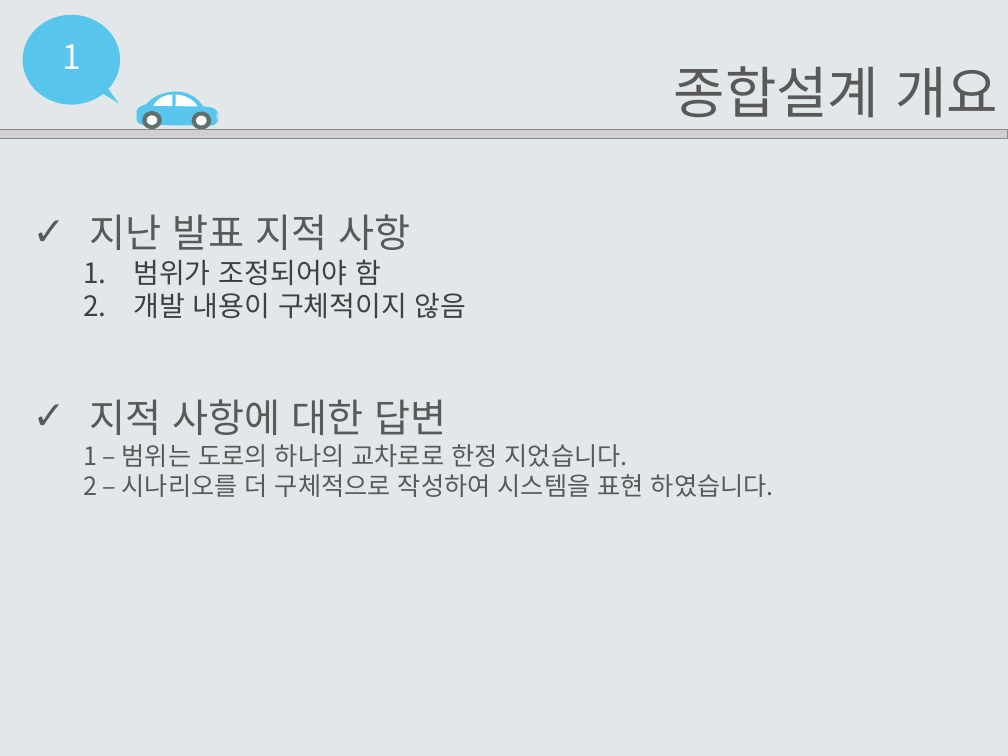
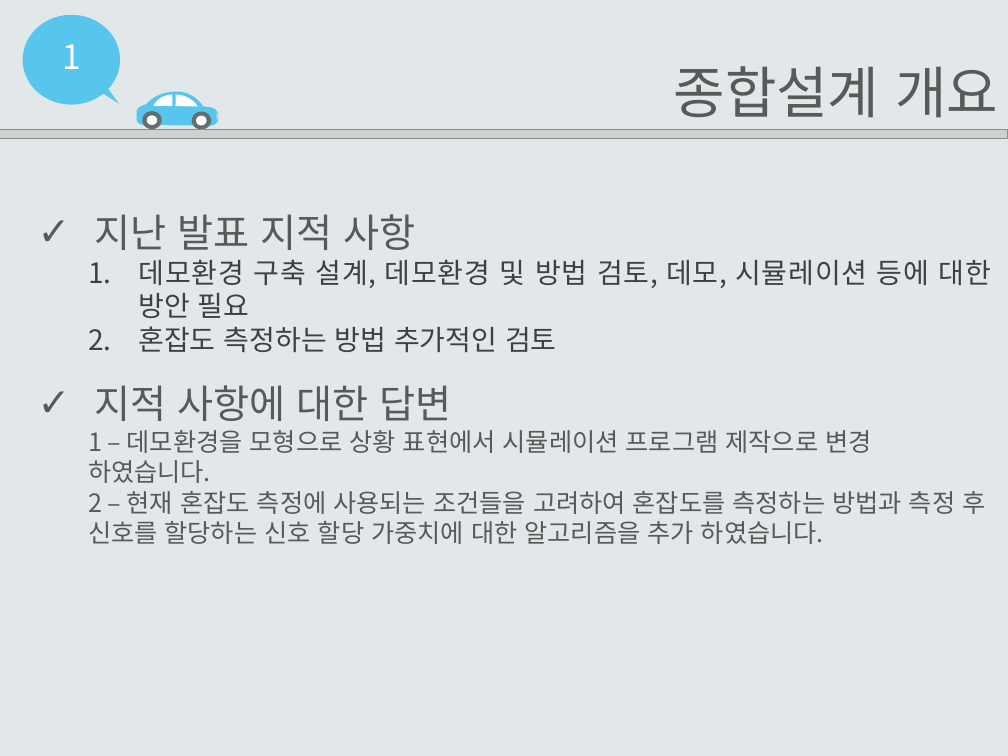
Before and after one commit to EomHeeSang/grad_proj, a slide deck: slide 3 of 발표자료/설계서2-14(엄희상,박주호,김태경)_re.pptx. Drawn at 1008x756 pixels with LibreOffice and Linux fonts; fonts in the diff are those of the drawing; grey boxes stand for pictures. Boxes give left, top, right and bottom in pixels: in the first picture for what was removed or moved away, otherwise in the second. Text is boxed around its words. In the diff, an @@ line names an element or a change of style, - is before the commit and + after.

```diff
--- a/발표자료/설계서2-14(엄희상,박주호,김태경)_re.pptx
+++ b/발표자료/설계서2-14(엄희상,박주호,김태경)_re.pptx
@@ text at <box>138,259,991,352</box>: text changed @@
-  1. 범위가 조정되어야 함
-  2. 개발 내용이 구체적이지 않음
+  1. 데모환경 구축 설계, 데모환경 및 방법 검토, 데모, 시뮬레이션 등에 대한 방안 필요
+  2. 혼잡도 측정하는 방법 추가적인 검토
@@ text at <box>88,430,985,544</box>: text changed @@
-  1 – 범위는 도로의 하나의 교차로로 한정 지었습니다.
-  2 – 시나리오를 더 구체적으로 작성하여 시스템을 표현 하였습니다.
+  1 – 데모환경을 모형으로 상황 표현에서 시뮬레이션 프로그램 제작으로 변경 하였습니다.
+  2 – 현재 혼잡도 측정에 사용되는 조건들을 고려하여 혼잡도를 측정하는 방법과 측정 후 신호를 할당하는 신호 할당 가중치에 대한 알고리즘을 추가 하였습니다.
```
Also in this commit, not shown: 1 other slide changed, 4 other files.
